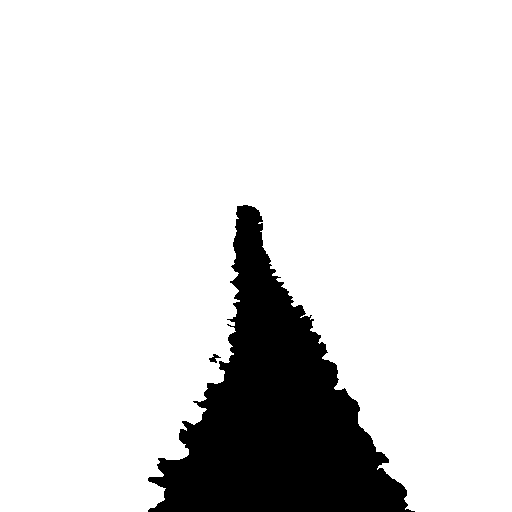
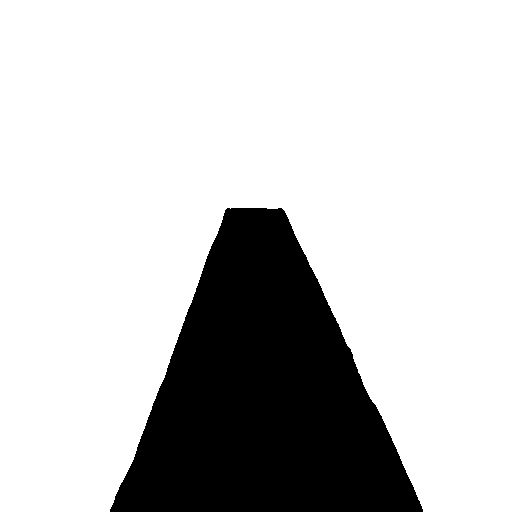
Layers edited between the first and the second 512 x 512 image:
painted on "Overlay" over (110, 205, 423, 512)
painted on "Hintergrund" over (110, 205, 423, 512)
